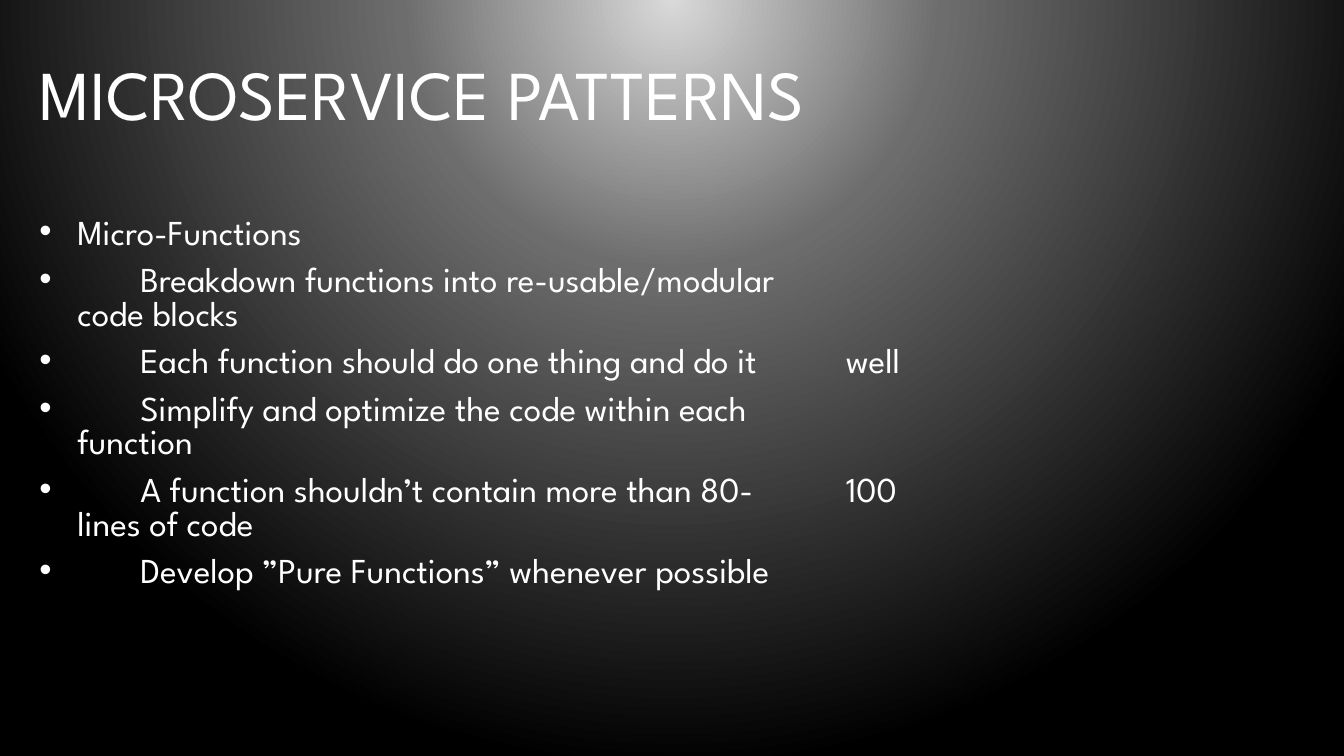
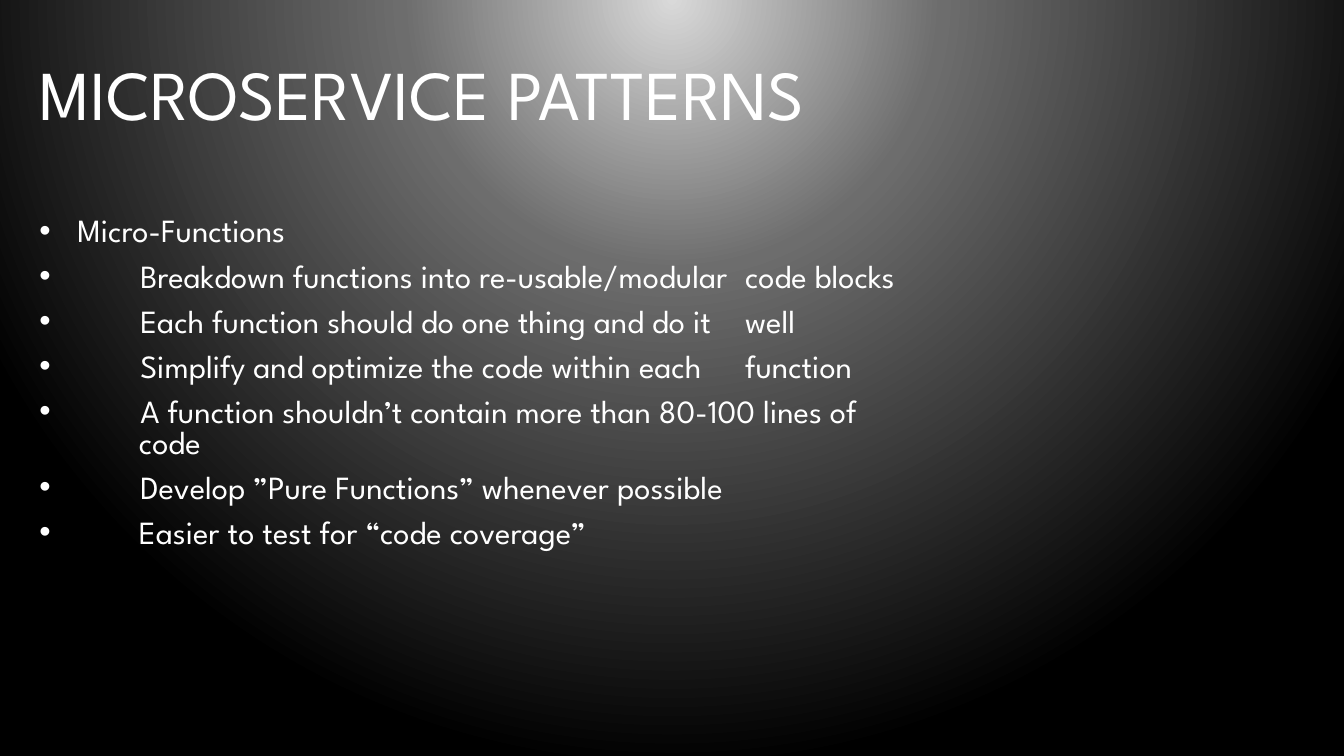
Before and after one commit to bleedingcode/domino-js-masterclass, a slide deck: slide 38 of presentation/8598 Domino and JS.pptx (slide 30 before the commit). Drawn at 1344x756 pixels with LibreOffice and Linux fonts; fonts in the diff are those of the drawing; background and template pictures are left out. Boxes give left, top, right and bottom in pixels: in the first picture for what was removed or moved away, otherwise in the second. Text is boxed around its words. In the diff, an @@ line names an element or a change of style, - is before the commit and + after.

```diff
--- a/presentation/8598 Domino and JS.pptx
+++ b/presentation/8598 Domino and JS.pptx
@@ text at <box>77,220,895,506</box>: size 25 to 23.1 pt in "Micro-Functions", "Breakdown functions into re-usable/modular code blocks", "Each function should do one thing and ...", "Simplify and optimize the code within each ..." and 1 more places @@
@@ text at <box>139,400,857,455</box>: text changed; size 25 to 23.1 pt @@
-• A function shouldn’t contain more than 80- 100 lines of code
+• A function shouldn’t contain more than 80-100 lines of code
@@ text at <box>139,521,586,551</box>: paragraph added @@
+• Easier to test for “code coverage”
```
Also in this commit, not shown: 11 other slides changed, 9 other files.
